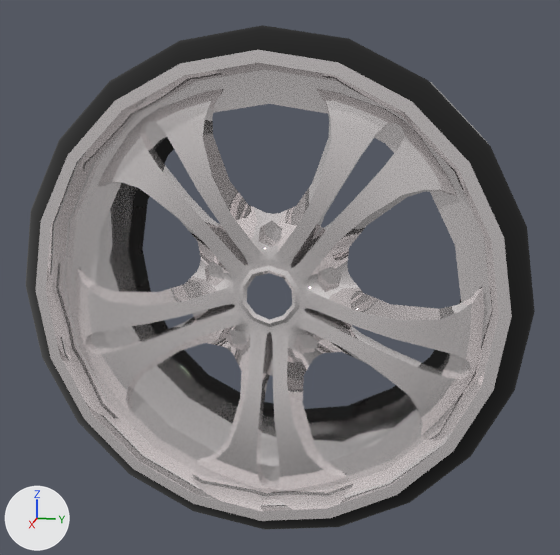
One commit to the glTF model Asset/Data/Car_Wheel.gltf: the scene before it, then after it.
The view is the same before and after, from a 50 mm camera at (0.973, 0.198, 0.249) aimed at (-0.028, -0.002, -0.002). The axes (+X, +Y, +Z) are drawn at lower left. The lights are the same throughout. The older version comes first. Where no turn or scale is listed for an object, it has been applied to the vertices.
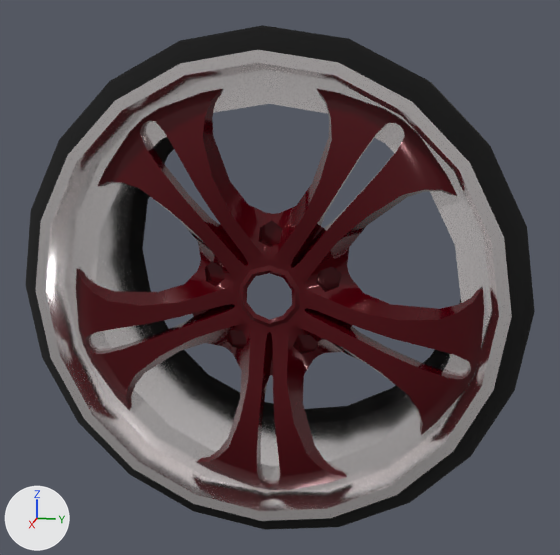
Location of each change, [x1, y1, x2, y2] in pixels of the pictures (560 x 555 px):
'Object.006', recoloured, surface changed (white to dark red): [76, 89, 484, 490] in both
'Object_2.004', surface changed (darker): [36, 50, 512, 521] in both

Edits to the bpy script that builds the scene:
```text
Change mat_material_145:
    mat_material_145.base_color: (1.0, 0.949, 0.949) -> (0.0899, 0.0, 0.00387)  # white #fff9f9 -> dark red #55000d
    mat_material_145.metallic: 0.75 -> 0.277
    mat_material_145.roughness: 0.0 -> 0.0982
Change mat_material_143:
    mat_material_143.metallic: 0.75 -> 1.0
    mat_material_143.roughness: 0.0 -> 0.196
```
